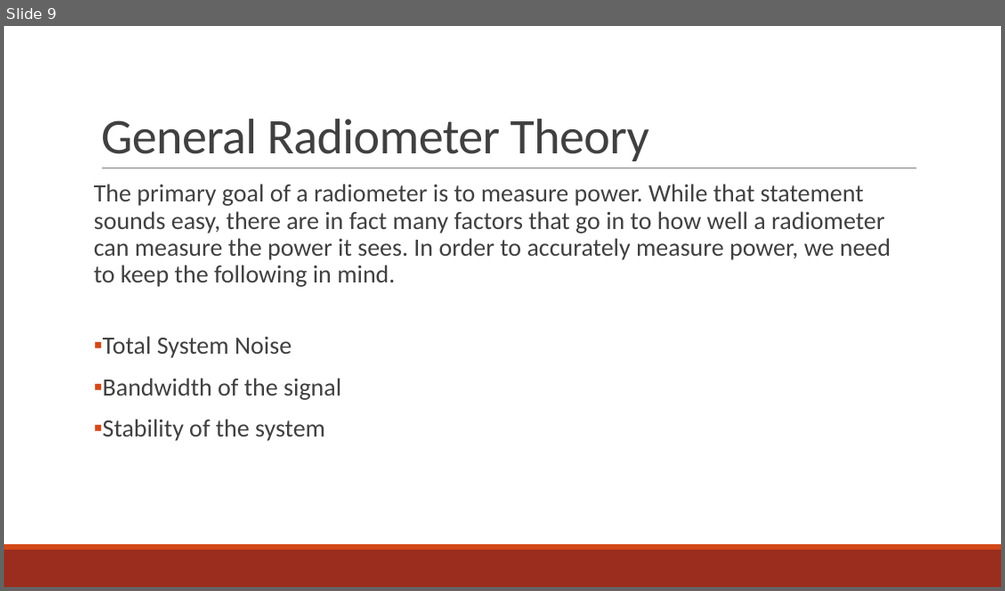
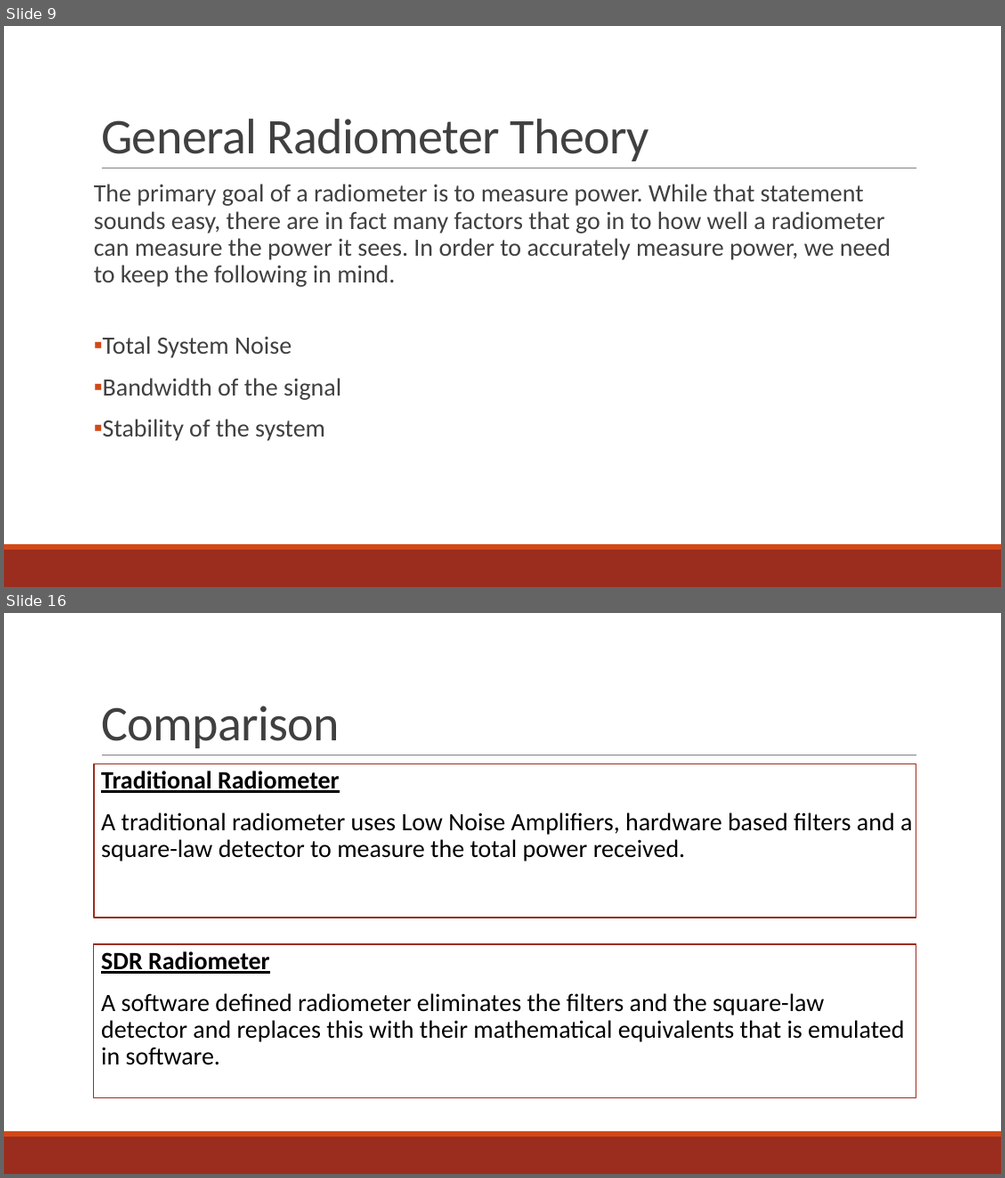
Before and after one commit to matgyver/Radiometer-SDR-Thesis, a slide deck: Presentation/Final Oral Presentation.pptx. Shown one above the other, each under a label of ours: slide 9 before the commit, slides 9 and 16 after it; the slides between them are not shown. The pictures are 1005x591 and 1005x1178 pixels, drawn with LibreOffice and Linux fonts; fonts in the diff are those of the drawing. Boxes give left, top, right and bottom in pixels: in the first picture for what was removed or moved away, otherwise in the second. Text is boxed around its words. In the diff, an @@ line names an element or a change of style, - is before the commit and + after.

```diff
--- a/Presentation/Final Oral Presentation.pptx
+++ b/Presentation/Final Oral Presentation.pptx
@@ slide 16 added at box(4, 613, 1001, 1174), background #FFFFFF; not listed: 3 template elements that a slide beside it also shows @@
@@ title added at box(101, 706, 340, 748), 48 pt, text #404040 @@
+Comparison
@@ text added at box(94, 764, 916, 917), fill #FFFFFF, outline #9B2D1F 1.25 pt, 24 pt, text #000000 @@
+  Traditional Radiometer
+  A traditional radiometer uses Low Noise Amplifiers, hardware based filters and a square-law detector to measure the total power received.
@@ rectangle added at box(94, 944, 916, 1097), fill #FFFFFF, outline #9B2D1F 1.25 pt, 24 pt, text #000000 @@
+  SDR Radiometer
+  A software defined radiometer eliminates the filters and the square-law detector and replaces this with their mathematical equivalents that is emulated in software.
```
Also in this commit, not shown: 1 slide changed, 9 other slides added, 1 other file.
